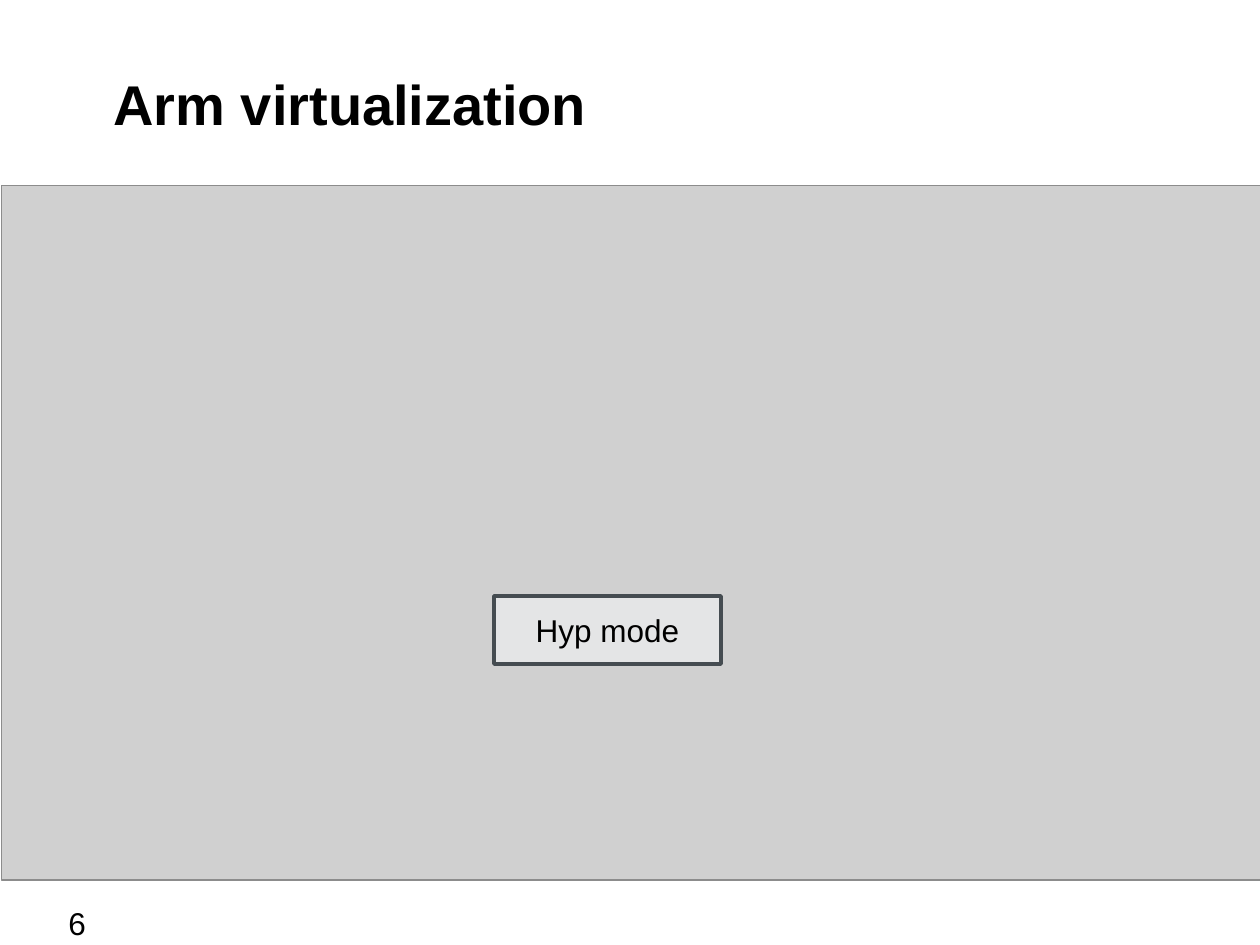
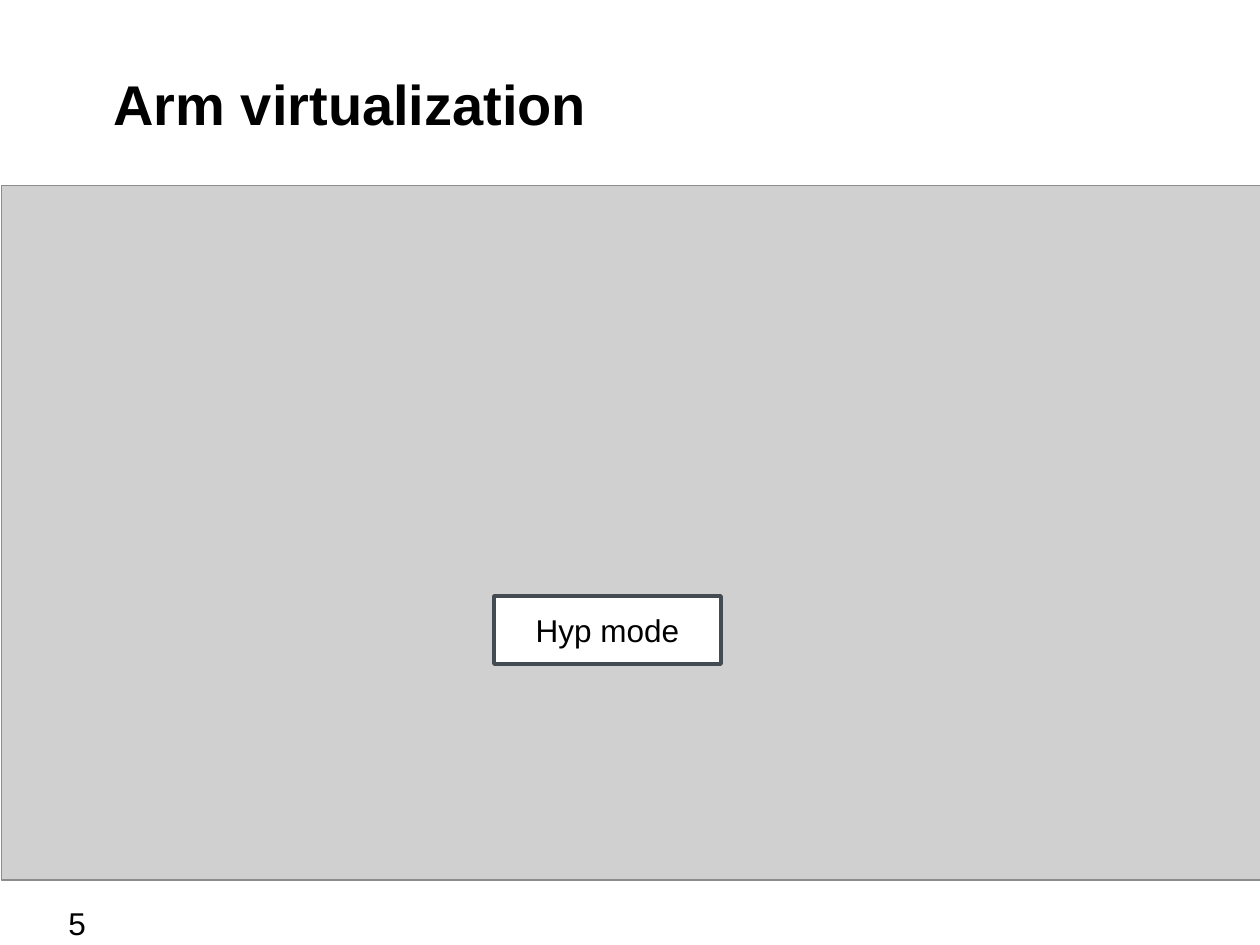
Before and after one commit to bjzhang/open_log, a slide deck: slide 5 of novell/community/ouros/xen_on_cubietruck.odp (slide 6 before the commit). Drawn at 1260x945 pixels with LibreOffice and Linux fonts; fonts in the diff are those of the drawing; grey boxes stand for pictures; background and template pictures are left out. Boxes give left, top, right and bottom in pixels: in the first picture for what was removed or moved away, otherwise in the second. Text is boxed around its words. In the diff, an @@ line names an element or a change of style, - is before the commit and + after.

```diff
--- a/novell/community/ouros/xen_on_cubietruck.odp
+++ b/novell/community/ouros/xen_on_cubietruck.odp
@@ rectangle "Hyp mode" at [494,596,721,664]: fill #E4E5E6 to #FFFFFF @@
@@ page number at [68,913,86,936]: text changed @@
-6
+5
```
Also in this commit, not shown: 7 other slides changed, 1 slide added, 11 slides removed, 3 other files.
